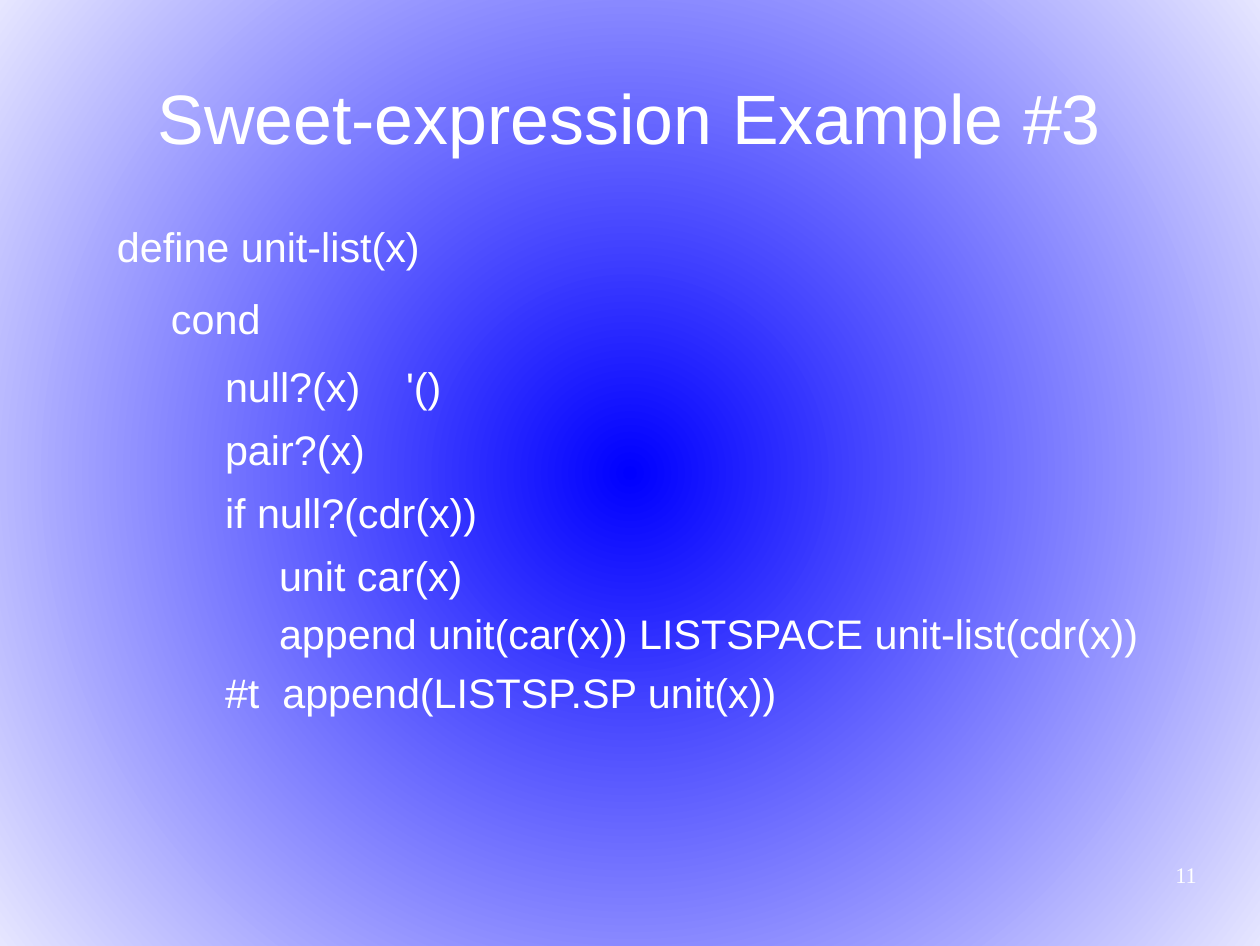
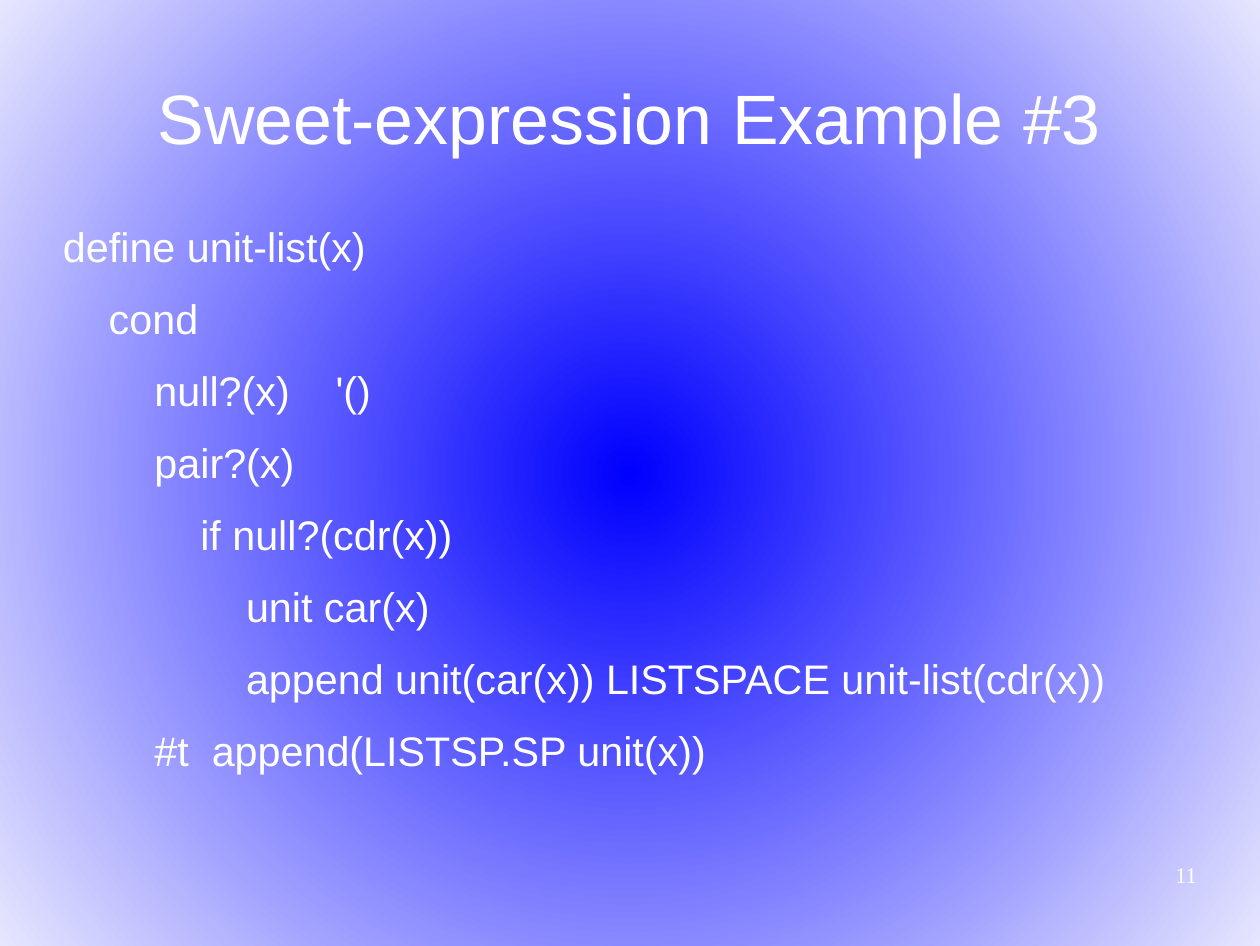
Before and after one commit to martin12333/Readable-Lisp-S-expressions, a slide deck: slide 11 of readable-s-expressions.odp. Drawn at 1260x946 pixels with LibreOffice and Linux fonts; fonts in the diff are those of the drawing. Boxes give left, top, right and bottom in pixels: in the first picture for what was removed or moved away, otherwise in the second. Text is boxed around its words. In the diff, an @@ line names an element or a change of style, - is before the commit and + after.

```diff
--- a/readable-s-expressions.odp
+++ b/readable-s-expressions.odp
@@ text "define unit-list(x)" at (63,232,1105,775): indent changed; list level 2 to 1 in "cond"; list level 3 to 1 in "null?(x) '()"; list level 3 to 1 in "pair?(x)"; list level 3 to 1 in "if null?(cdr(x))"; list level 4 to 1 in "unit car(x)"; list level 4 to 1 in "append unit(car(x)) LISTSPACE unit-list(cdr(x))"; list level 3 to 1 in "#t append(LISTSP.SP unit(x))" @@
```
Also in this commit, not shown: 13 other slides changed.
